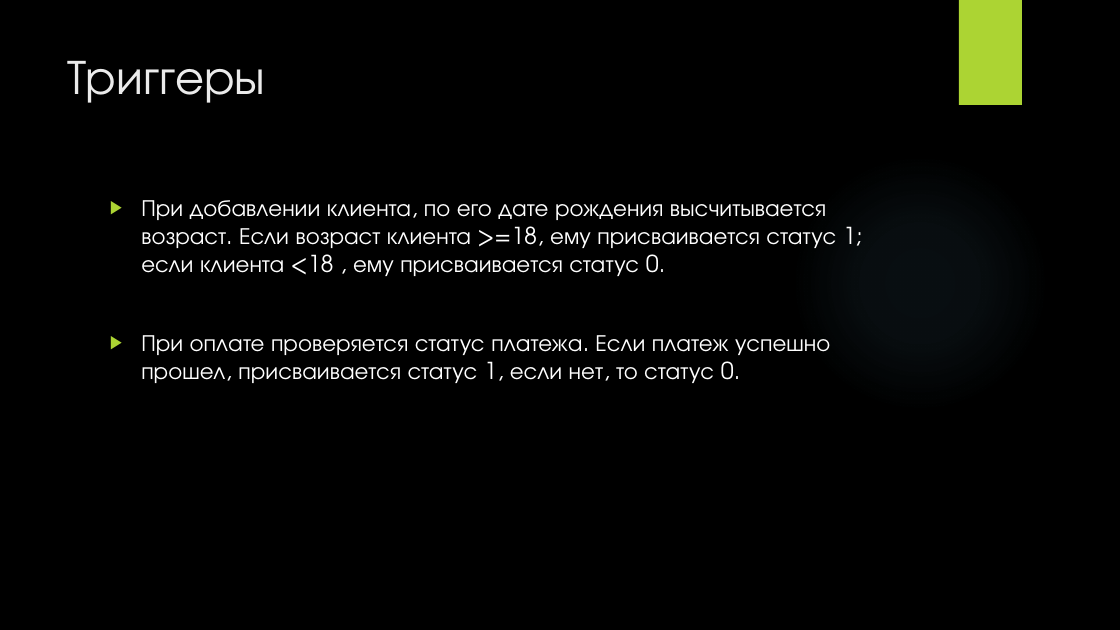
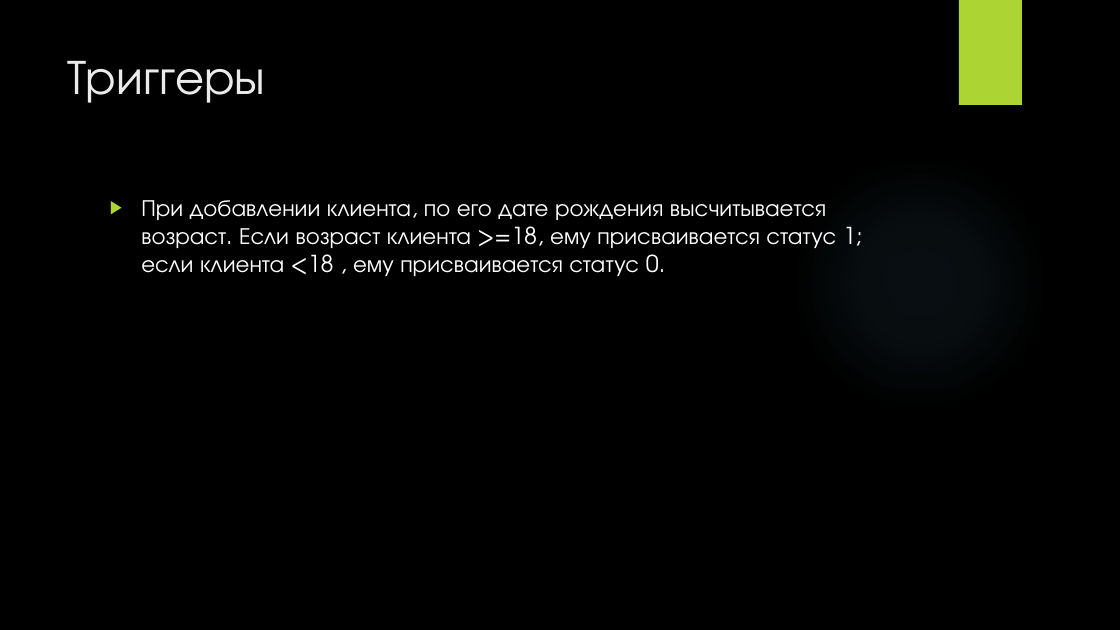
Before and after one commit to DJDims/Cafe-bar-project, a slide deck: slide 9 of Final boss.pptx (slide 7 before the commit). Drawn at 1120x630 pixels with LibreOffice and Linux fonts; fonts in the diff are those of the drawing; background and template pictures are left out. Boxes give left, top, right and bottom in pixels: in the first picture for what was removed or moved away, otherwise in the second. Text is boxed around its words. In the diff, an @@ line names an element or a change of style, - is before the commit and + after.

```diff
--- a/Final boss.pptx
+++ b/Final boss.pptx
@@ text at bbox=[141, 335, 830, 383]: paragraph removed @@
-▶ При оплате проверяется статус платежа. Если платеж успешно прошел, присваивается статус 1, если нет, то статус 0.
```
Also in this commit, not shown: 6 other slides changed, 3 slides added, 1 slide removed, 13 other files.
